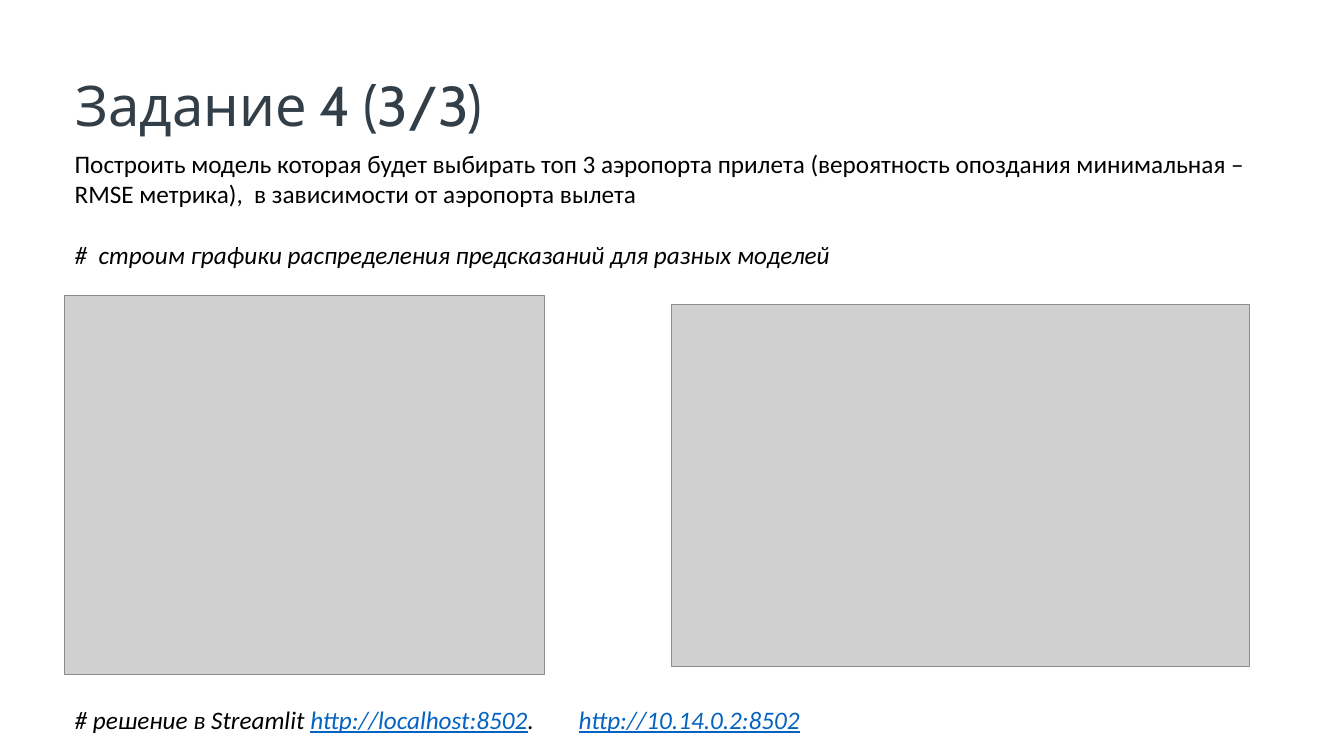
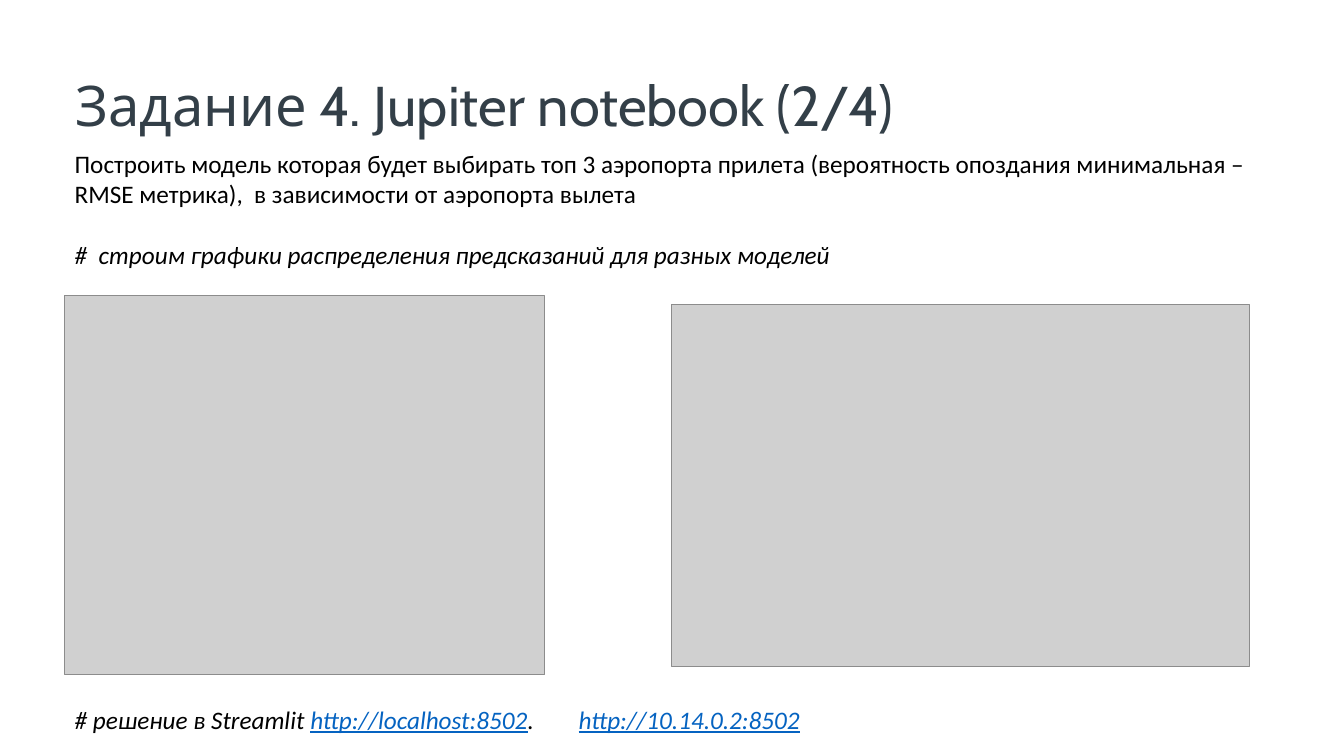
Before and after one commit to avnekrasov/Graduate_work, a slide deck: slide 14 of Некрасов_АВ_Школа DA_защита_проекта.pptx. Drawn at 1344x756 pixels with LibreOffice and Linux fonts; fonts in the diff are those of the drawing; grey boxes stand for pictures; background and template pictures are left out. Boxes give left, top, right and bottom in pixels: in the first picture for what was removed or moved away, otherwise in the second. Text is boxed around its words. In the diff, an @@ line names an element or a change of style, - is before the commit and + after.

```diff
--- a/Некрасов_АВ_Школа DA_защита_проекта.pptx
+++ b/Некрасов_АВ_Школа DA_защита_проекта.pptx
@@ text at [76, 84, 893, 138]: text changed @@
-Задание 4 (3/3)
+Задание 4. Jupiter notebook (2/4)
```
Also in this commit, not shown: 2 other slides changed, 2 slides added, 5 other files.
